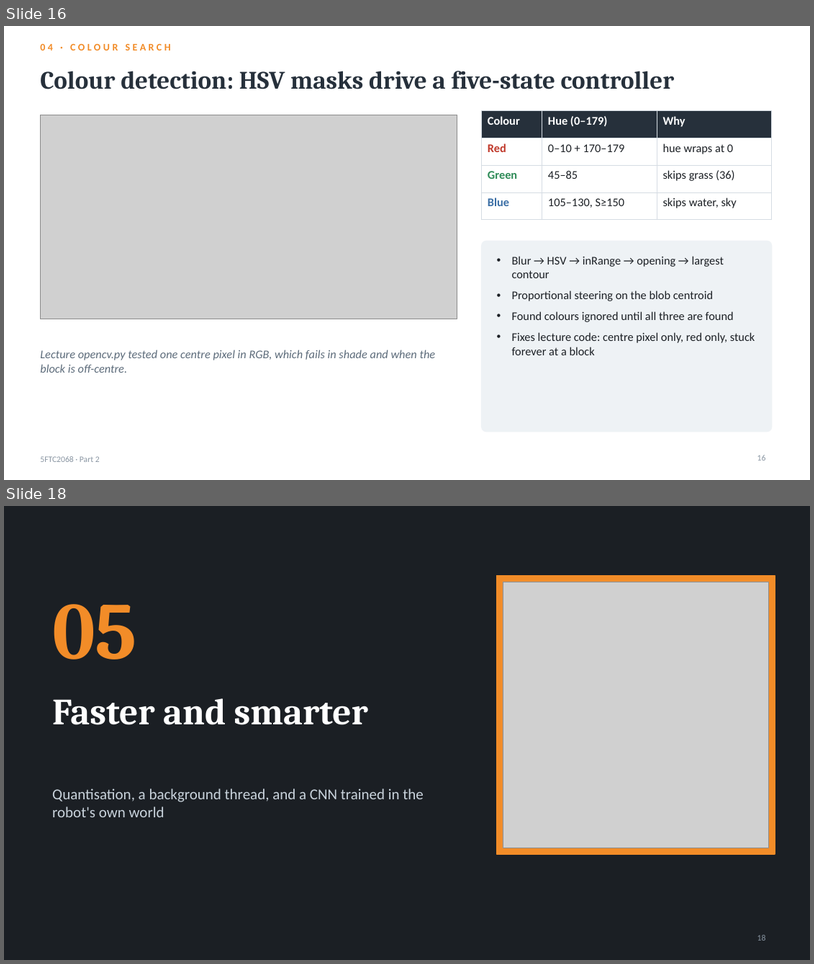
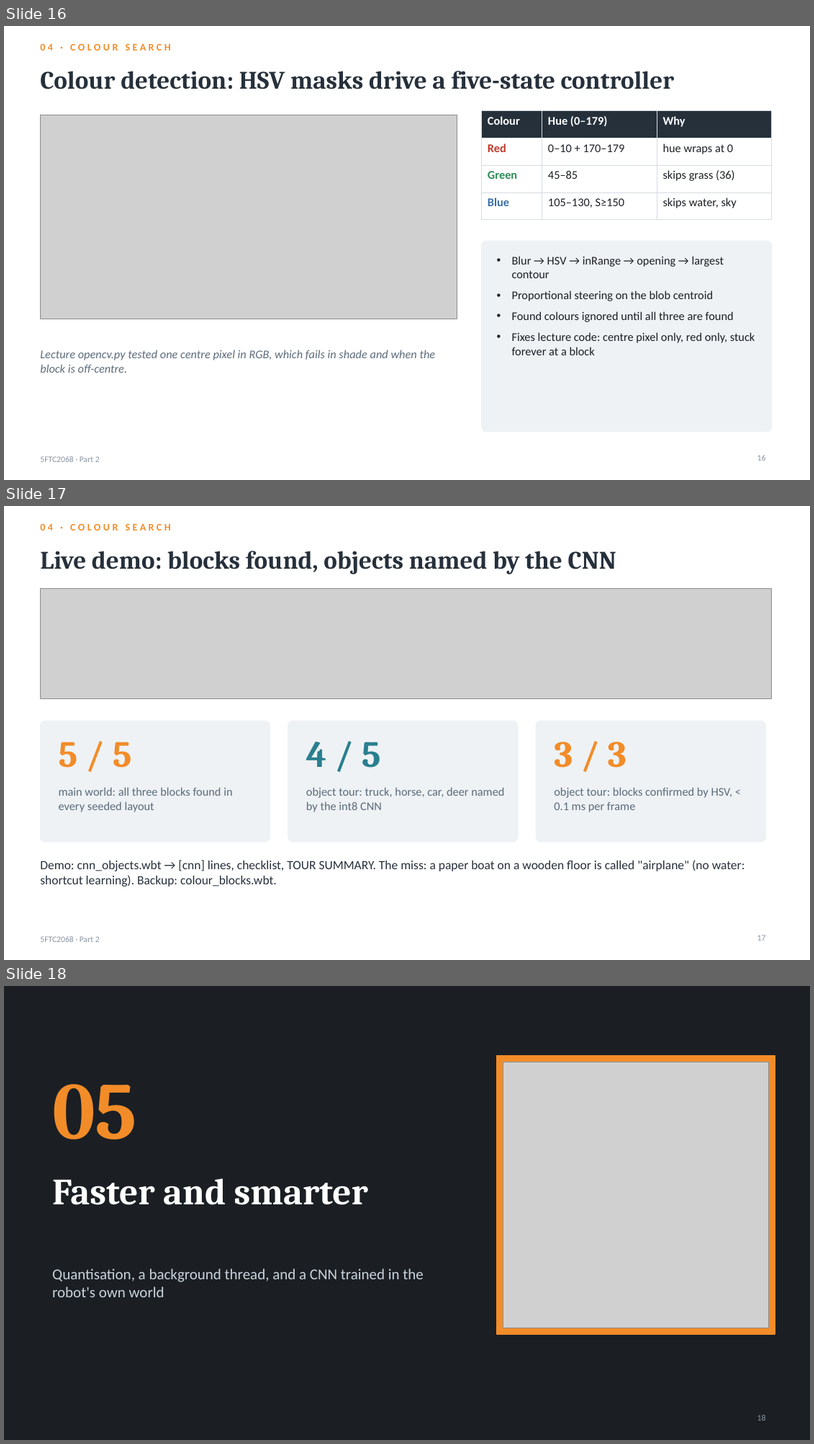
Before and after one commit to kris072008/webots-cnn-colour-detection, a slide deck: report/Krishna_Mahajan_106wucww_Part2_Presentation.pptx. Shown one above the other, each under a label of ours: slides 16 and 18 before the commit, slides 16, 17 and 18 after it; the slides between them are not shown. The pictures are 814x964 and 814x1444 pixels, drawn with LibreOffice and Linux fonts; fonts in the diff are those of the drawing; grey boxes stand for pictures. Boxes give left, top, right and bottom in pixels: in the first picture for what was removed or moved away, otherwise in the second. Text is boxed around its words. In the diff, an @@ line names an element or a change of style, - is before the commit and + after.

Commit message:
Report and slides: add the CNN object tour (Section 4.5, Figure 16, slide 17); READMEs

```diff
--- a/report/Krishna_Mahajan_106wucww_Part2_Presentation.pptx
+++ b/report/Krishna_Mahajan_106wucww_Part2_Presentation.pptx
@@ slide 17 added at box(4, 506, 810, 960), background #FFFFFF; not listed: 1 template element that a slide beside it also shows @@
@@ text added at box(40, 524, 171, 530), 12 pt, text #F28C28, bold @@
+04 · COLOUR SEARCH
@@ title added at box(40, 551, 617, 574), 30 pt, text #26303B, bold @@
+Live demo: blocks found, objects named by the CNN
@@ picture added at box(40, 589, 772, 698) @@
@@ rounded rectangle added at box(40, 721, 270, 842), fill #EEF2F5, outline #EEF2F5 1 pt @@
@@ rounded rectangle added at box(288, 721, 518, 842), fill #EEF2F5, outline #EEF2F5 1 pt @@
@@ rounded rectangle added at box(536, 721, 766, 842), fill #EEF2F5, outline #EEF2F5 1 pt @@
@@ text added at box(59, 741, 132, 767), 44 pt, text #F28C28, bold @@
+5 / 5
@@ text added at box(306, 741, 381, 767), 44 pt, text #2A7F8E, bold @@
+4 / 5
@@ text added at box(554, 741, 627, 767), 44 pt, text #F28C28, bold @@
+3 / 3
@@ text added at box(59, 787, 232, 812), 14 pt, text #5C6B7A @@
+main world: all three blocks found in every seeded layout
@@ text added at box(306, 787, 504, 812), 14 pt, text #5C6B7A @@
+object tour: truck, horse, car, deer named by the int8 CNN
@@ text added at box(554, 787, 733, 812), 14 pt, text #5C6B7A @@
+object tour: blocks confirmed by HSV, < 0.1 ms per frame
@@ text added at box(40, 860, 746, 886), 15 pt, text #26303B @@
+Demo: cnn_objects.wbt → [cnn] lines, checklist, TOUR SUMMARY. The miss: a paper boat on a wooden floor is called "airplane" (no water: shortcut learning). Backup: colour_blocks.wbt.
@@ page number added at box(758, 934, 766, 940), 10 pt, text #8A96A3 @@
+17
```
Also in this commit, not shown: 1 slide removed, 5 other files.
